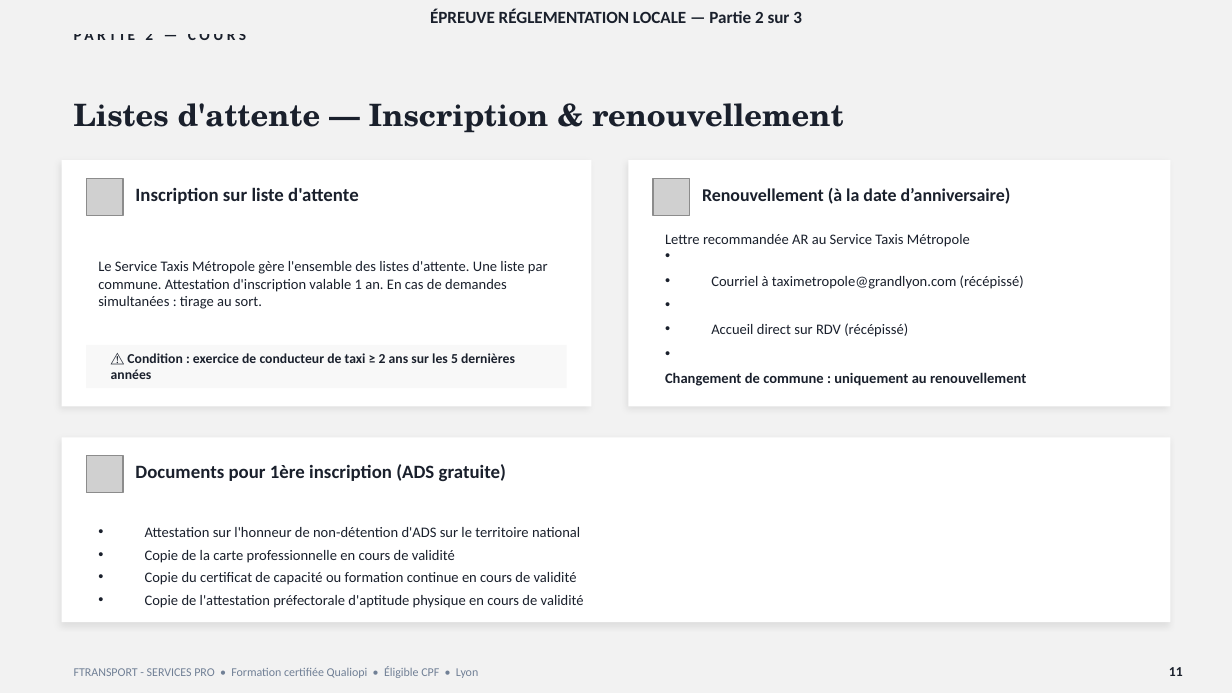
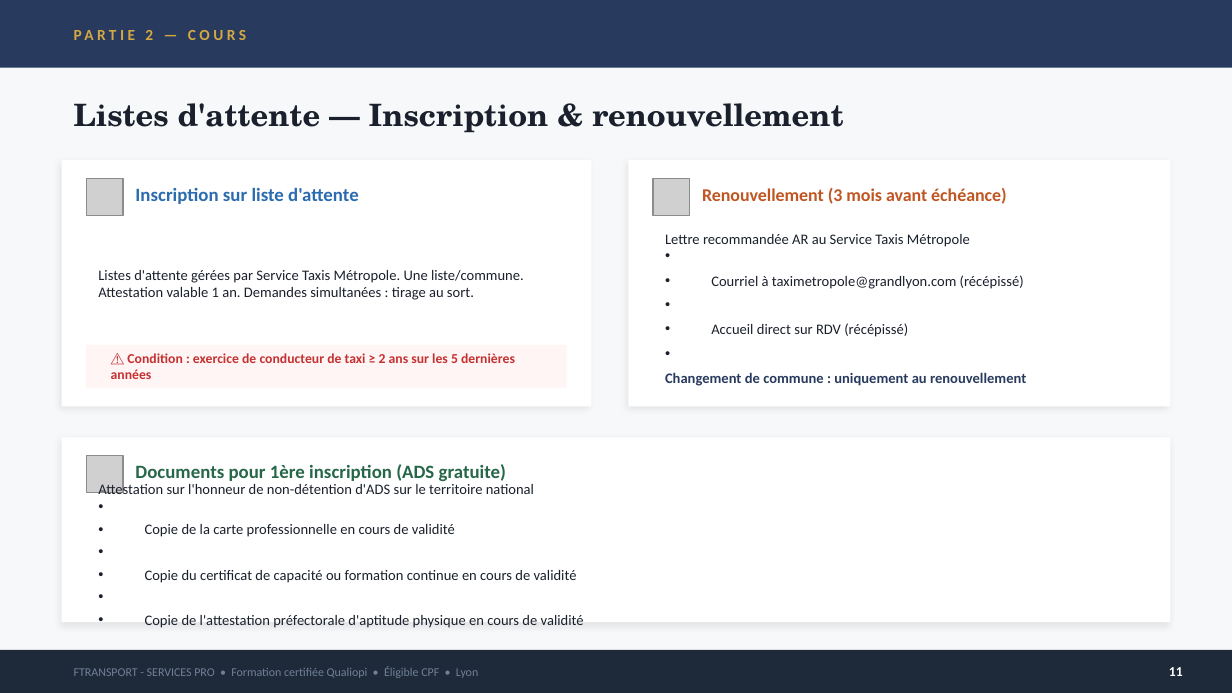
Before and after one commit to nanouf69/insight-learn-manage, a slide deck: slide 11 of public/cours/vtc/F_Locale_2.pptx. Drawn at 1232x693 pixels with LibreOffice and Linux fonts; fonts in the diff are those of the drawing; grey boxes stand for pictures. Boxes give left, top, right and bottom in pixels: in the first picture for what was removed or moved away, otherwise in the second. Text is boxed around its words. In the diff, an @@ line names an element or a change of style, - is before the commit and + after.

```diff
--- a/public/cours/vtc/F_Locale_2.pptx
+++ b/public/cours/vtc/F_Locale_2.pptx
@@ background #F2F2F2 to #F7F8FA @@
@@ rectangle added at <box>0,0,1232,68</box>, fill #283A5E @@
@@ text "PARTIE 2 — COURS" at <box>145,30,519,625</box>: text colour #1A202C to #D4A843 @@
@@ text removed at <box>430,9,802,23</box> @@
-ÉPREUVE RÉGLEMENTATION LOCALE — Partie 2 sur 3
@@ text "Inscription sur liste d'attente" at <box>135,187,359,204</box>: text colour #1A202C to #2B6CB0 @@
@@ text at <box>702,188,1006,204</box>: text changed; text colour #1A202C to #C05621 @@
-Renouvellement (à la date d’anniversaire)
+Renouvellement (3 mois avant échéance)
@@ text at <box>98,270,524,300</box>: text changed @@
-Le Service Taxis Métropole gère l'ensemble des listes d'attente. Une liste par commune. Attestation d'inscription valable 1 an. En cas de demandes simultanées : tirage au sort.
+Listes d'attente gérées par Service Taxis Métropole. Une liste/commune. Attestation valable 1 an. Demandes simultanées : tirage au sort.
@@ rectangle at <box>86,345,567,388</box>: fill #F8F8F8 to #FFF5F5 @@
@@ text "⚠️ Condition : exercice de ..." at <box>111,353,515,379</box>: text colour #1A202C to #C53030 @@
@@ text at <box>665,372,1026,386</box>: text colour #1A202C to #283A5E in "Changement de commune : uniquement au renouvellement" @@
@@ text "Documents pour 1ère inscription (ADS ..." at <box>135,464,506,481</box>: text colour #1A202C to #276749 @@
@@ text "Attestation sur l'honneur de non-détention ..." rewrapped from <box>145,527,584,608</box> to <box>98,482,584,628</box> @@
@@ rectangle at <box>0,650,1232,693</box>: fill #F2F2F2 to #1E2A3A @@
@@ text "11" at <box>1169,667,1183,676</box>: text colour #1A202C to #FFFFFF @@
```
Also in this commit, not shown: 13 other slides changed, 3 other files.
